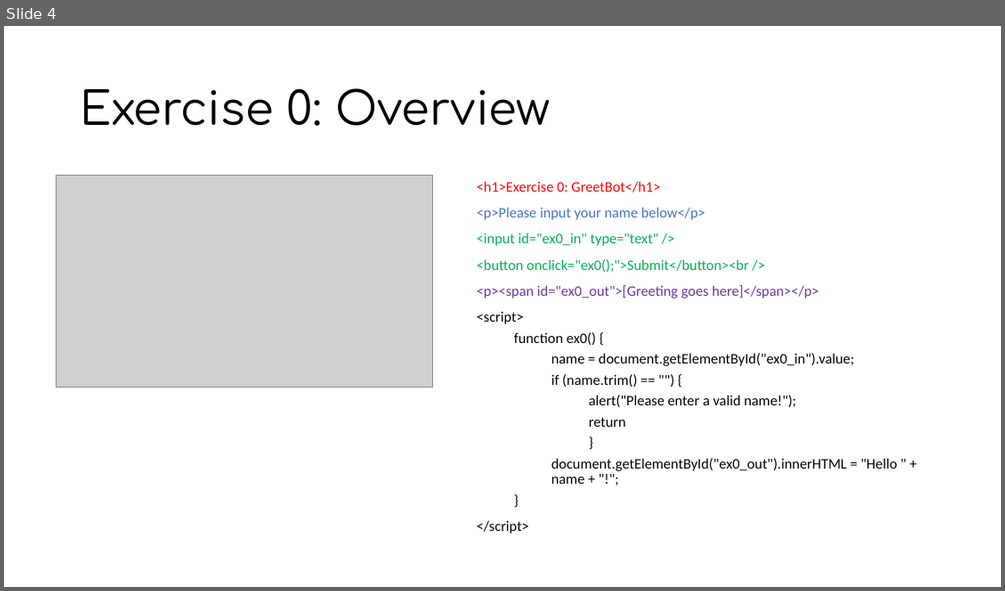
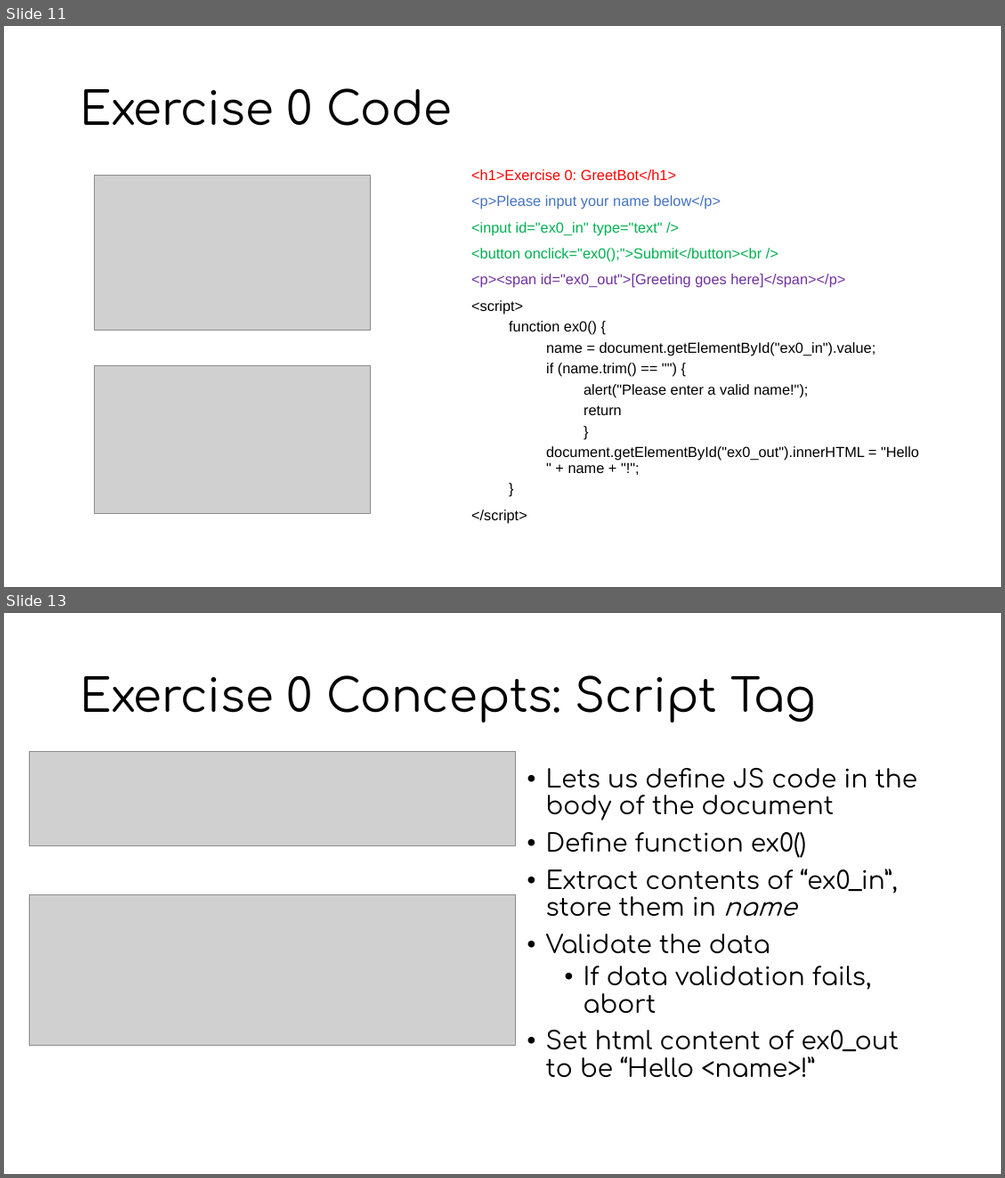
Before and after one commit to MiBioSoft2017/2017FallBootCamp, a slide deck: Javascript/JS Tutorial.pptx. Shown one above the other, each under a label of ours: slide 4 before the commit, slides 11 and 13 after it; the slides between them are not shown. The pictures are 1005x591 and 1005x1178 pixels, drawn with LibreOffice and Linux fonts; fonts in the diff are those of the drawing; grey boxes stand for pictures. Boxes give left, top, right and bottom in pixels: in the first picture for what was removed or moved away, otherwise in the second. Text is boxed around its words. In the diff, an @@ line names an element or a change of style, - is before the commit and + after.

```diff
--- a/Javascript/JS Tutorial.pptx
+++ b/Javascript/JS Tutorial.pptx
@@ slide 13 added at bbox=[4, 613, 1001, 1174], background #FFFFFF @@
@@ title added at bbox=[80, 675, 817, 722], 44 pt, text #000000 @@
+Exercise 0 Concepts: Script Tag
@@ picture added at bbox=[29, 751, 516, 846] @@
@@ text added at bbox=[546, 768, 917, 1077], 24 pt, text #000000 @@
+• Lets us define JS code in the body of the document
+• Define function ex0()
+• Extract contents of “ex0_in”, store them in name
+• Validate the data
+  • If data validation fails, abort
+• Set html content of ex0_out to be “Hello <name>!”
@@ picture added at bbox=[29, 895, 516, 1046] @@
@@ what was slide 4 is now slide 11 @@
@@ slide 11 changed as well @@
@@ title at bbox=[80, 88, 452, 126]: text changed @@
-Exercise 0: Overview
+Exercise 0 Code
@@ picture: place and size @@
-picture at bbox=[56, 176, 432, 387]
+picture at bbox=[95, 176, 371, 330]
@@ text "<h1>Exercise 0: GreetBot</h1>": place and size @@
-text "<h1>Exercise 0: GreetBot</h1>" at bbox=[477, 181, 897, 533]
+text "<h1>Exercise 0: GreetBot</h1>" at bbox=[471, 169, 919, 523]
@@ text "<h1>Exercise 0: GreetBot</h1>" at bbox=[471, 169, 919, 523]: font Calibri to Arial @@
@@ picture added at bbox=[95, 365, 371, 514] @@
```
Also in this commit, not shown: 3 other slides changed, 12 other slides added, 2 slides removed.
